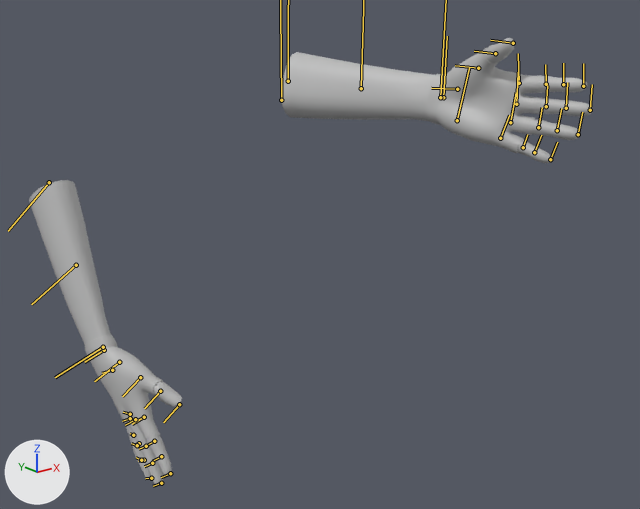
What one commit did to the FBX model Art Share/TeensySummer/images/PLAYER/ANIM_player_menuIdle_AA_left.fbx.
Camera for both pictures: a 50 mm lens placed at (-0.611, -0.835, 0.136), pointed at (0.115, 0.073, -0.227). The axes (+X, +Y, +Z) are drawn at lower left. The lights are the same throughout. Both versions are drawn at frame 3211 of the action 'Take 001'; the numbers are the values there. The bones that bend it are drawn over the model as lines.

The first picture shows 'MESH_player'.
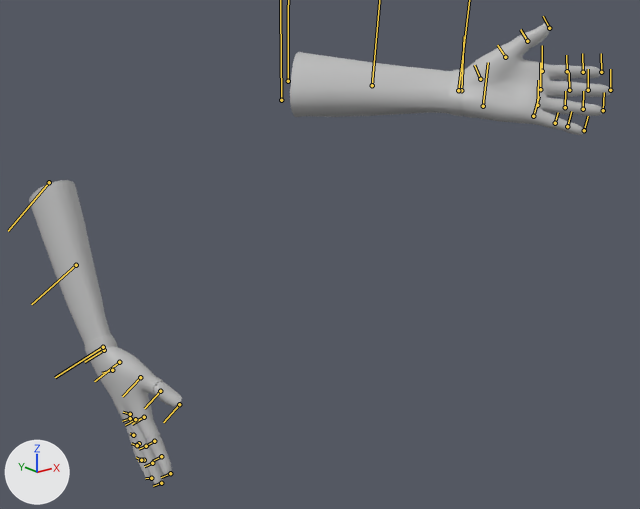
Commit message: updated menu idle anim

The change, as a diff of the scene's bpy script:
```diff
--- a/Art Share/TeensySummer/images/PLAYER/ANIM_player_menuIdle_AA_left.fbx.py
+++ b/Art Share/TeensySummer/images/PLAYER/ANIM_player_menuIdle_AA_left.fbx.py
@@ bone_l_armlower_skin @@
 bone_l_armlower_skin = bpy.data.objects['Armature'].pose.bones['l_armLower_skin']  # child of 'root'
-bone_l_armlower_skin.rotation_quaternion = (0.988, 0.0, 0.155, 0.0)  # degrees (0, 18, 0)
+bone_l_armlower_skin.rotation_quaternion = (0.953, 0.0, 0.302, 0.0)  # degrees (0, 35, 0)
@@ bone_l_hand_skin @@
 bone_l_hand_skin = bpy.data.objects['Armature'].pose.bones['l_hand_skin']  # child of 'l_armLower_skin'
-bone_l_hand_skin.rotation_quaternion = (1.0, 0.0, 0.0, 0.0)  # degrees (0, 0, 0)
+bone_l_hand_skin.rotation_quaternion = (0.963, -0.229, 0.137, 0.032)  # degrees (-27, 16, 0)
@@ bone_l_fingerindex0_skin @@
 bone_l_fingerindex0_skin = bpy.data.objects['Armature'].pose.bones['l_fingerIndex0_skin']  # child of 'l_hand_skin'
-bone_l_fingerindex0_skin.rotation_quaternion = (1.0, 0.0, 0.0, 0.0)  # degrees (0, 0, 0)
+bone_l_fingerindex0_skin.rotation_quaternion = (0.995, 0.0, 0.103, 0.0)  # degrees (0, 12, 0)
@@ bone_l_arm_twist0_skin @@
 bone_l_arm_twist0_skin = bpy.data.objects['Armature'].pose.bones['l_arm_twist0_skin']  # child of 'l_armLower_skin'
-bone_l_arm_twist0_skin.rotation_quaternion = (1.0, 0.0, 0.0, 0.0)  # degrees (0, 0, 0)
+bone_l_arm_twist0_skin.rotation_quaternion = (0.993, -0.116, 0.0, 0.0)  # degrees (-13, 0, 0)
@@ bone_l_arm_twist1_skin @@
 bone_l_arm_twist1_skin = bpy.data.objects['Armature'].pose.bones['l_arm_twist1_skin']  # child of 'l_armLower_skin'
-bone_l_arm_twist1_skin.rotation_quaternion = (1.0, 0.0, 0.0, 0.0)  # degrees (0, 0, 0)
+bone_l_arm_twist1_skin.rotation_quaternion = (0.983, -0.185, 0.0, 0.0)  # degrees (-21, 0, 0)
```

Pixel boxes [x1, y1, x2, y2] of what changed, in the pictures (640 x 509 px):
'MESH_player', posed
    before: [29, 38, 593, 486]
    after: [29, 23, 611, 486]
bone 'l_hand_skin', root to tip
    before: (443, 97) to (447, 36)
    after: (461, 90) to (464, 36)
bone 'l_fingerIndex0_skin', root to tip
    before: (519, 83) to (518, 53)
    after: (542, 71) to (542, 45)
